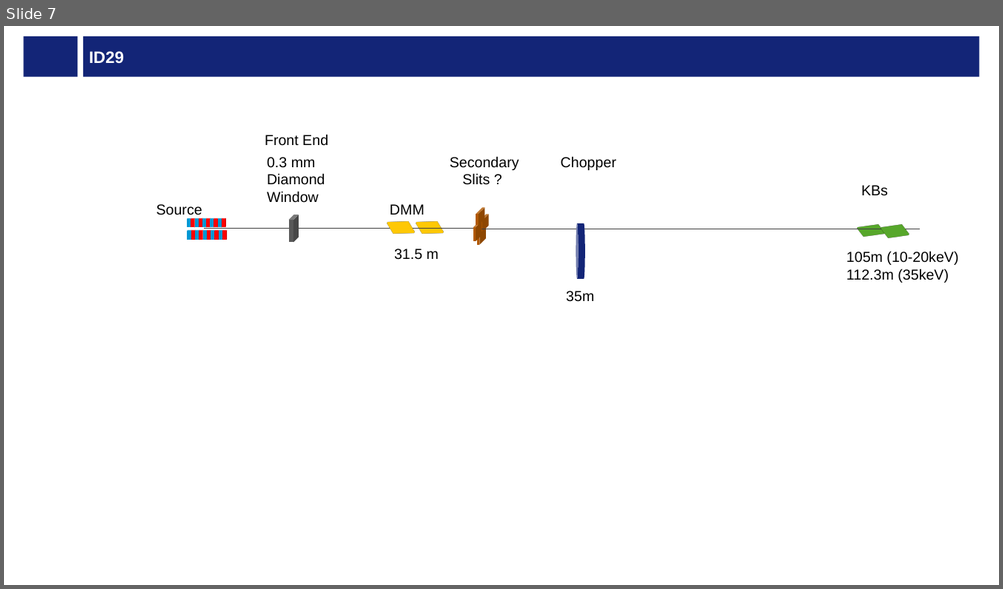
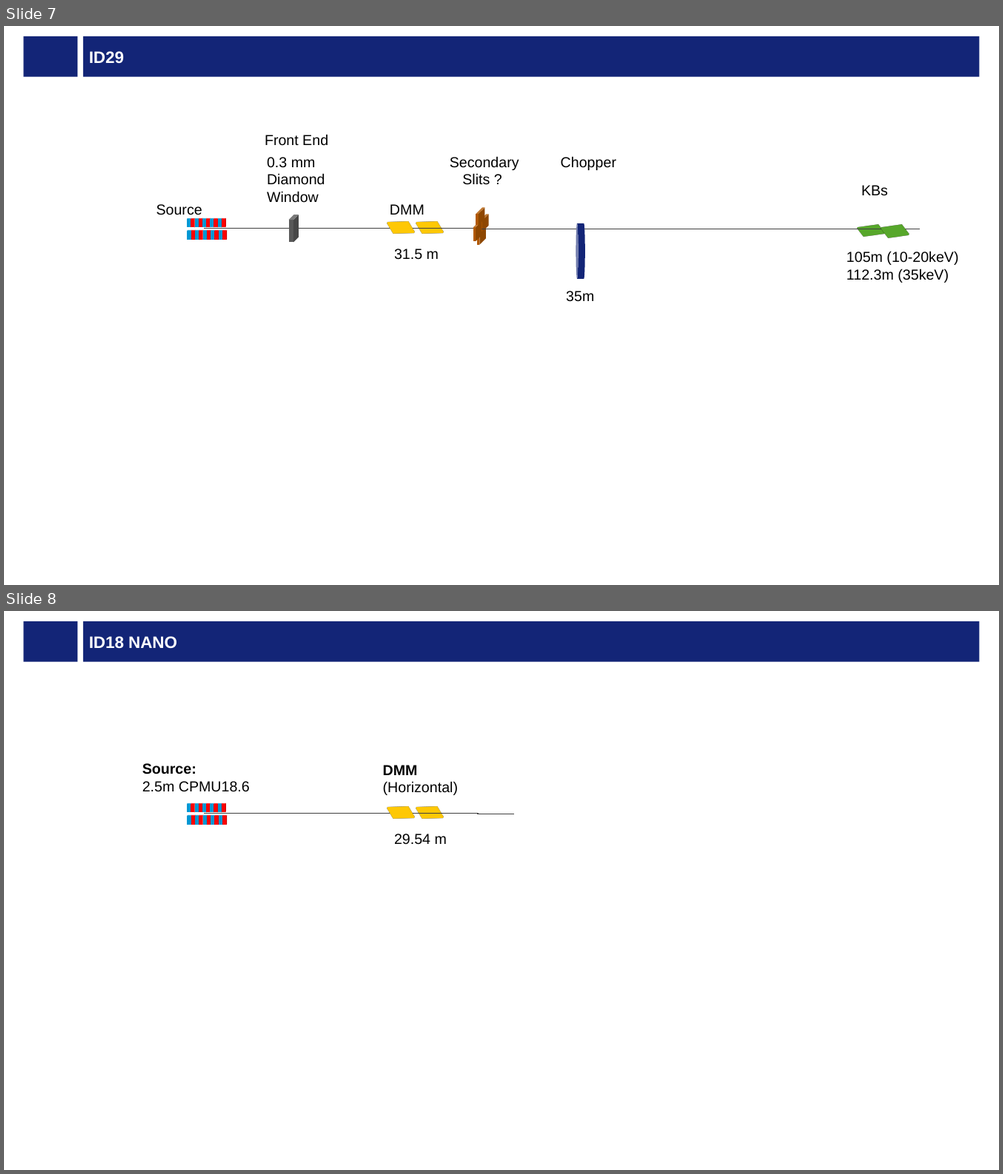
Before and after one commit to oasys-esrf-kit/modelling_team_scripts_and_workspaces, a slide deck: BL_layouts.pptx. Shown one above the other, each under a label of ours: slide 7 before the commit, slides 7 and 8 after it. The pictures are 1003x589 and 1003x1174 pixels, drawn with LibreOffice and Linux fonts; fonts in the diff are those of the drawing; background and template pictures are left out. Boxes give left, top, right and bottom in pixels: in the first picture for what was removed or moved away, otherwise in the second. Text is boxed around its words. In the diff, an @@ line names an element or a change of style, - is before the commit and + after.

Commit message:
ID18 nano ML heat loads

```diff
--- a/BL_layouts.pptx
+++ b/BL_layouts.pptx
@@ slide 8 added at (4,611,999,1170), background #FFFFFF; not listed: 1 template element that a slide beside it also shows @@
@@ title added at (83,621,979,662), fill #132577, 16 pt, text #FFFFFF, bold @@
+ID18 NANO
@@ text added at (142,763,250,792), 14 pt, text #000000 @@
+Source:
+2.5m CPMU18.6
@@ text added at (383,765,458,795), 14 pt, text #000000 @@
+DMM
+(Horizontal)
@@ group added at (187,803,225,812): 10 cubes @@
@@ cube added at (384,798,416,826), fill #FFC000, outline #000000 0.25 pt @@
@@ cube added at (413,798,445,826), fill #FFC000, outline #000000 0.25 pt @@
@@ line added from (203, 814) to (478, 814), #404040 0.75 pt @@
@@ group added at (187,815,227,825): 10 cubes @@
@@ line added from (477, 814) to (514, 814), #404040 0.75 pt @@
@@ text added at (394,834,447,845), 14 pt, text #000000 @@
+29.54 m
```
Also in this commit, not shown: 1 other file.
